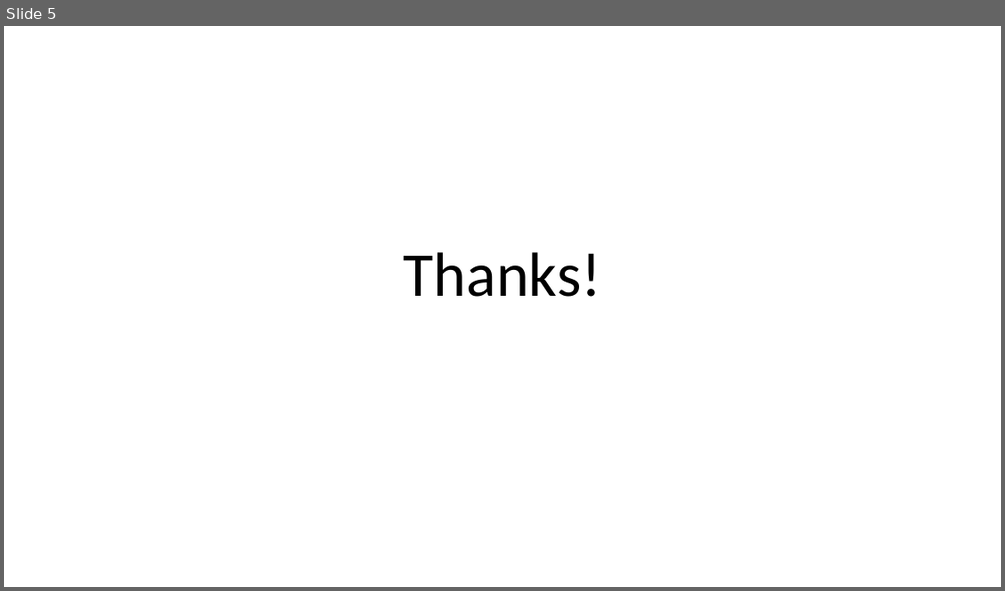
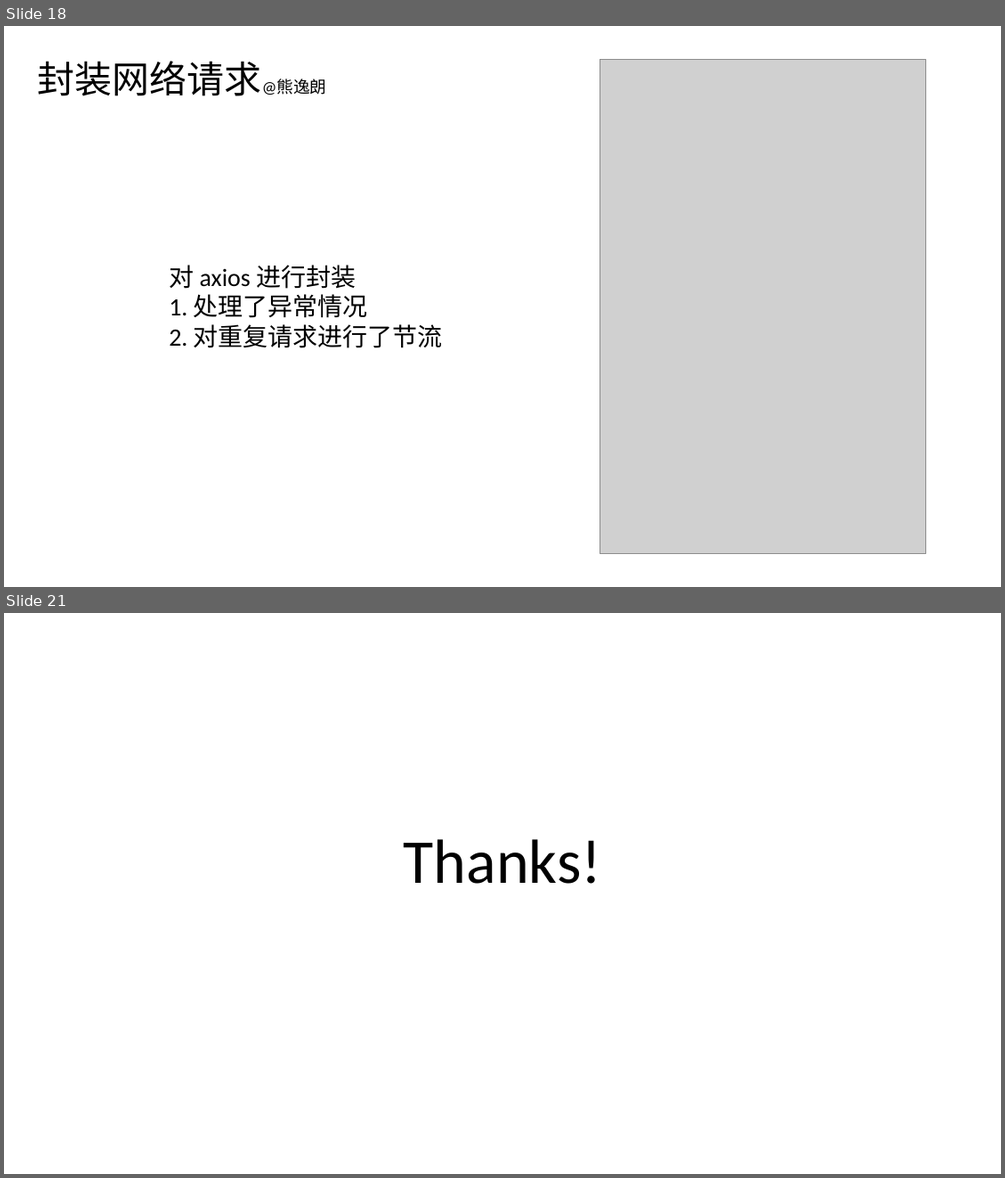
Before and after one commit to xiong35/netease-web, a slide deck: docs/项目介绍.pptx. Shown one above the other, each under a label of ours: slide 5 before the commit, slides 18 and 21 after it; the slides between them are not shown. The pictures are 1005x591 and 1005x1178 pixels, drawn with LibreOffice and Linux fonts; fonts in the diff are those of the drawing; grey boxes stand for pictures. Boxes give left, top, right and bottom in pixels: in the first picture for what was removed or moved away, otherwise in the second. Text is boxed around its words. In the diff, an @@ line names an element or a change of style, - is before the commit and + after.

```diff
--- a/docs/项目介绍.pptx
+++ b/docs/项目介绍.pptx
@@ slide 18 added at (4, 26, 1001, 587), background #FFFFFF @@
@@ title added at (38, 61, 326, 96), 36 pt, text #000000 @@
+封装网络请求@熊逸朗
@@ picture added at (600, 59, 925, 554) @@
@@ text added at (169, 265, 443, 348), 24 pt, text #000000 @@
+对 axios 进行封装
+1. 处理了异常情况
+2. 对重复请求进行了节流
@@ what was slide 5 is now slide 21 @@
```
Also in this commit, not shown: 3 slides changed, 16 other slides added, 1 slide removed, 3 other files.
